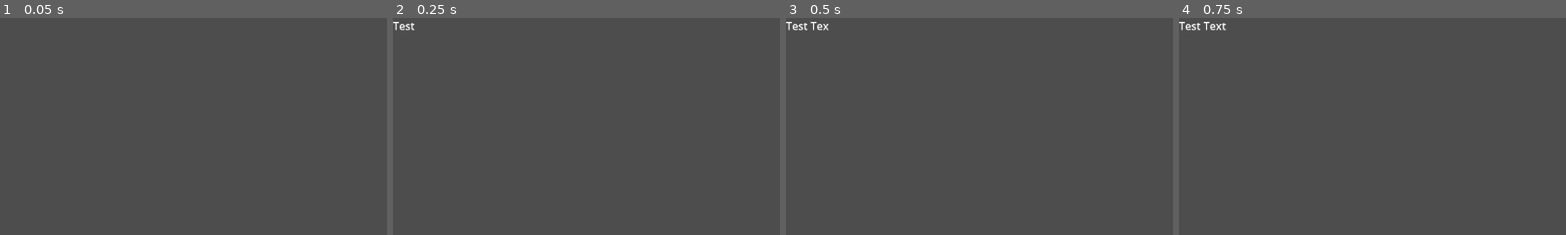
Above: before the commit, frames 1-4 (left to right).
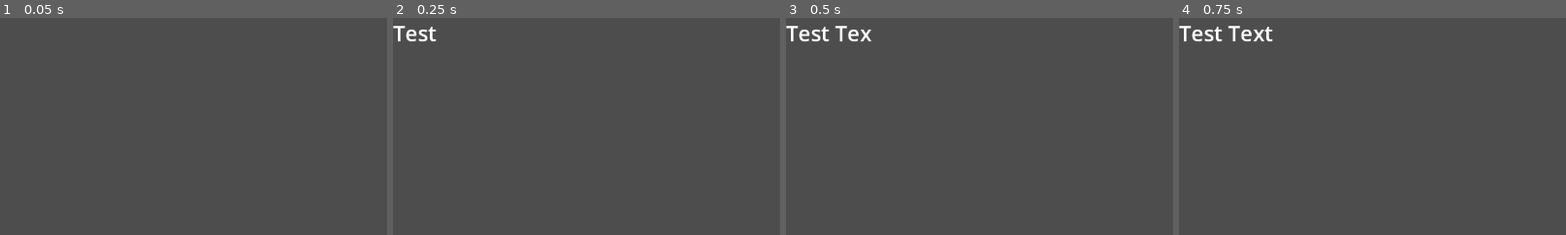
Above: after the commit, the same moments.

Repository: AndreiBondad/brass-game-project
Game: Godot game, scene res://scenes/main_game_scene.tscn
Two runs of this game, one before a commit and one after it. Both use one fixed random seed, a clock stepped at 60 frames per second and the inputs below.
Inputs:
- Up to frame 1 (0.05 s): no input
- Up to frame 2 (0.25 s): no input
- Up to frame 3 (0.5 s): no input
- Up to frame 4 (0.75 s): no input
The pictures show only the part of the screen within x 0-50%, y 0-50%; the shares and areas given below are measured in that part.

Frame 1 is identical in both runs. In frame 2, 0.4% of the frame differs, in the area x 0-12%, y 1-12%; in frame 3, 0.8%; in frame 4, 0.9%, in the area x 0-25%, y 1-12%.

Commit message:
Increased font size

Diff:
--- a/scenes/main_game_scene.tscn
+++ b/scenes/main_game_scene.tscn
@@ -15,6 +15,7 @@
 layout_mode = 0
 offset_right = 640.0
 offset_bottom = 384.0
+theme_override_font_sizes/normal_font_size = 32
 script = ExtResource("1_it2yt")
 
 [node name="TextTimer" type="Timer" parent="MainText"]
